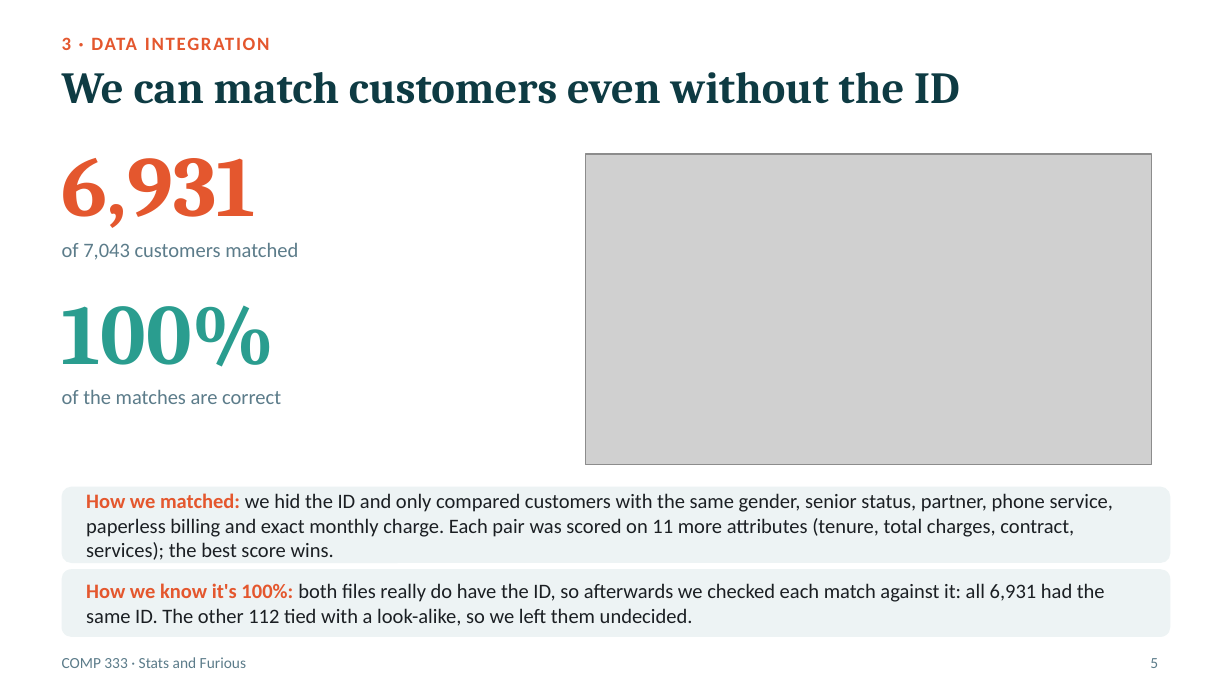
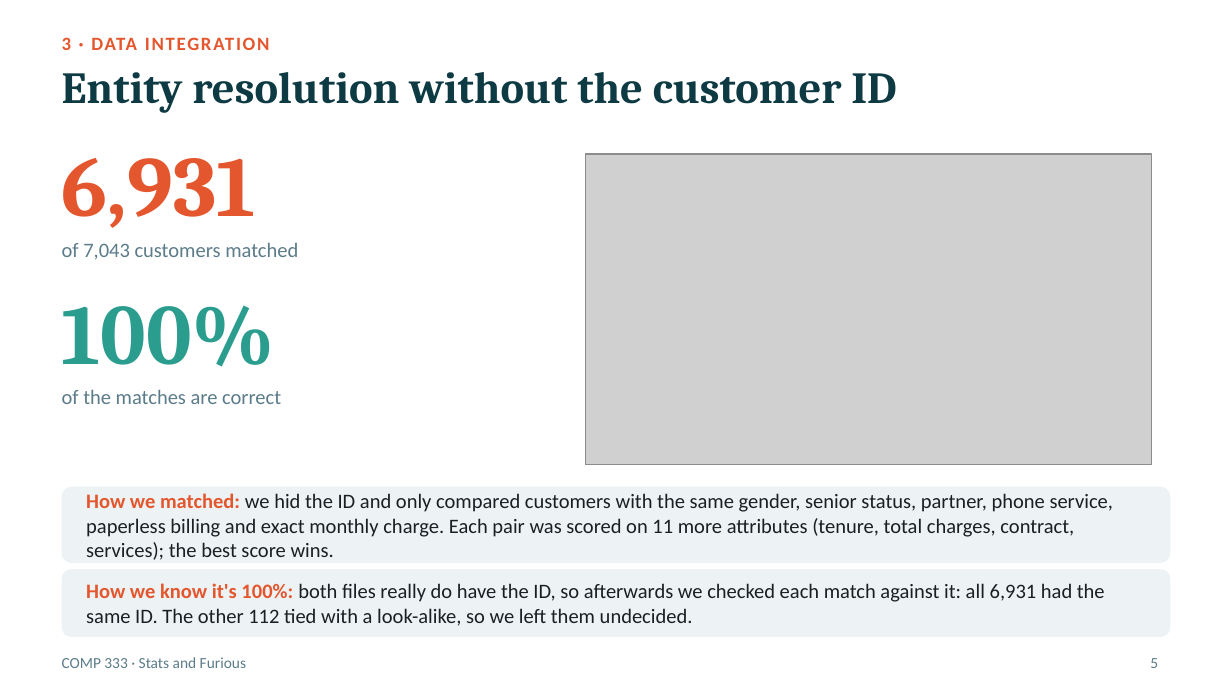
Before and after one commit to Peter7168/comp333-telco-churn, a slide deck: slide 5 of presentation/COMP333_Presentation.pptx. Drawn at 1232x693 pixels with LibreOffice and Linux fonts; fonts in the diff are those of the drawing; grey boxes stand for pictures. Boxes give left, top, right and bottom in pixels: in the first picture for what was removed or moved away, otherwise in the second. Text is boxed around its words. In the diff, an @@ line names an element or a change of style, - is before the commit and + after.

Commit message:
Simplify slide titles

```diff
--- a/presentation/COMP333_Presentation.pptx
+++ b/presentation/COMP333_Presentation.pptx
@@ title at box(62, 72, 896, 113): text changed @@
-We can match customers even without the ID
+Entity resolution without the customer ID
```
Also in this commit, not shown: 8 other slides changed.
